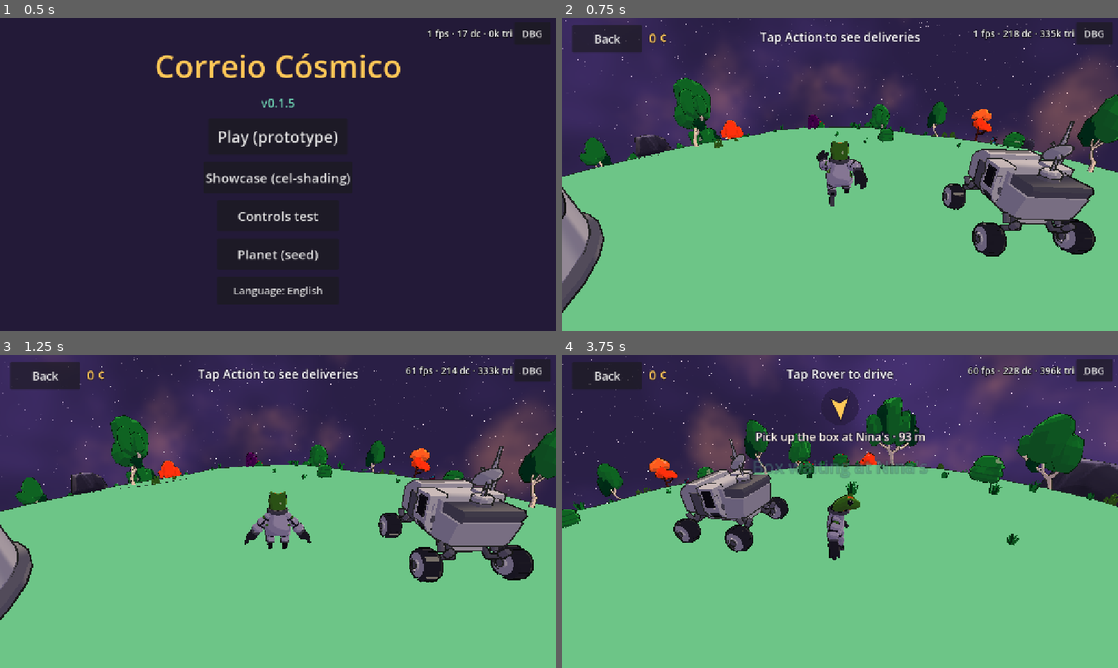
Above: before the commit, frames 1-4 (two rows, left to right).
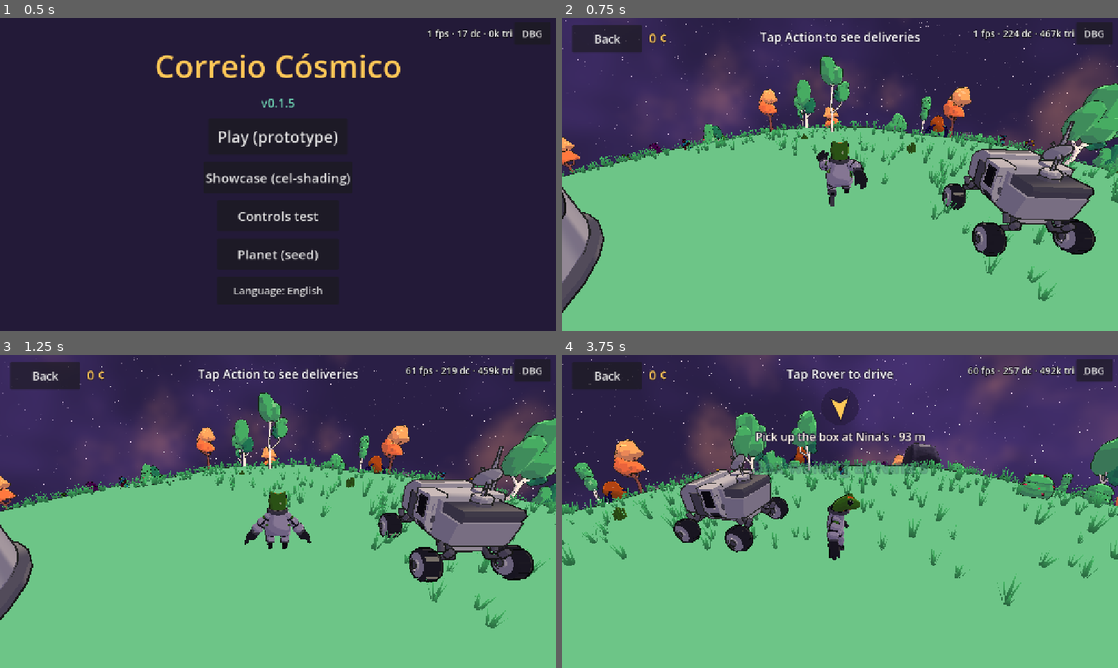
Above: after the commit, the same moments.

Repository: Curio2560/cozy-space-game
Game: Godot game, scene res://scenes/ui/boot.tscn
The game is run twice, just before and just after one commit, with the same random seed, the same clock (stepped at 60 frames per second) and the same inputs.
Inputs (mouse positions are in pixels of both pictures, inside the frame that each line leads up to):
- Up to frame 1 (0.5 s): no input
- Up to frame 2 (0.75 s): click "Play (prototype)" at 0.5 s
- Up to frame 3 (1.25 s): no input
- Up to frame 4 (3.75 s): tap Enter at 1.25 s; move the mouse to (962, 495) at 1.27 s; hold D (move_right) 1.28-2 s; hold E (action) 1.28-2 s; click (962, 495) at 1.42 s; tap Space (jump) at 1.52 s; drag from (728, 527) to (812, 574) at 2.02 s; move the mouse to (895, 442) at 2.77 s; hold D (move_right) 2.78-3.5 s; tap J (look_left) at 2.85 s; drag from (812, 574) to (673, 464) at 3.52 s

Frame 1 is identical in both runs. In frame 2, 9.4% of the frame differs, in the area x 0-100%, y 3-91%; in frame 3, 8.9%; in frame 4, 13%, in the area x 0-100%, y 3-81%.

Commit message:
Planetas mais cheios: relva densa procedimental e mais decoração
- GrassTuft: tufo leve de 6 folhas com cor por vértice (base escura, ponta
  clara); shader de relva com vento e a normal 'para cima' de cada tufo.
- Milhares de tufos por planeta (densidade por bioma), em MultiMesh por
  região, fora dos postos; mais árvores, arbustos e plantas.
- Corrigida dupla conversão sRGB das cores por vértice (o Godot já as entrega
  em linear): as paletas do pack de natureza aparecem com a cor certa.

Closes #26

Co-Authored-By: Claude Opus 5.5 <noreply@anthropic.com>

Diff:
--- a/shaders/cel.gdshader
+++ b/shaders/cel.gdshader
@@ -26,7 +26,7 @@
 void fragment() {
 	vec4 c = texture(albedo_tex, UV) * albedo_tint;
 	if (use_vertex_color) {
-		c.rgb *= srgb_to_linear(COLOR.rgb);
+		c.rgb *= COLOR.rgb; // o Godot já entrega COLOR em linear
 	}
 	ALBEDO = c.rgb;
 	ROUGHNESS = 1.0;
--- /dev/null
+++ b/shaders/grass.gdshader
@@ -0,0 +1,40 @@
+// Relva (tufos procedimentais): cor por vértice (base escura, ponta clara), cel-shading como o
+// terreno, as duas faces visíveis e ondulação com o vento (mais forte nas pontas).
+shader_type spatial;
+render_mode diffuse_lambert, specular_disabled, cull_disabled;
+
+uniform float band_lit = 0.35;
+uniform float band_mid = -0.05;
+uniform float tone_mid = 0.62;
+uniform float tone_dark = 0.4;
+uniform float wind_strength = 0.12;
+uniform float wind_speed = 1.6;
+
+varying vec3 up_view;
+
+
+void vertex() {
+	// "Cima" do tufo em espaço de vista (MODELVIEW inclui a transformação da instância).
+	up_view = normalize((MODELVIEW_MATRIX * vec4(0.0, 1.0, 0.0, 0.0)).xyz);
+	// COLOR.a = altura relativa na folha (0 na base, 1 na ponta).
+	vec3 world = (MODEL_MATRIX * vec4(VERTEX, 1.0)).xyz;
+	float sway = sin(TIME * wind_speed + world.x * 0.35 + world.z * 0.27) + 0.5 * sin(TIME * wind_speed * 2.3 + world.y * 0.5);
+	VERTEX.x += sway * wind_strength * COLOR.a;
+	VERTEX.z += sway * wind_strength * 0.6 * COLOR.a;
+}
+
+void fragment() {
+	// Normal sempre "para cima" do tufo (as duas faces iguais, tons como o chão).
+	NORMAL = normalize(up_view);
+	ALBEDO = COLOR.rgb; // o Godot já entrega COLOR em linear
+	ROUGHNESS = 1.0;
+}
+
+void light() {
+	// A normal da relva aponta para cima (como o chão): tons iguais aos do terreno.
+	float ndl = dot(NORMAL, LIGHT) * ATTENUATION;
+	float lit = step(band_lit, ndl);
+	float mid = step(band_mid, ndl);
+	float tone = mix(tone_dark, mix(tone_mid, 1.0, lit), mid);
+	DIFFUSE_LIGHT += ALBEDO * LIGHT_COLOR / PI * tone;
+}
--- a/shaders/outline.gdshader
+++ b/shaders/outline.gdshader
@@ -25,7 +25,7 @@
 void fragment() {
 	vec3 c = texture(albedo_tex, UV).rgb;
 	if (use_vertex_color) {
-		c *= srgb_to_linear(COLOR.rgb);
+		c *= COLOR.rgb; // o Godot já entrega COLOR em linear
 	}
 	ALBEDO = c * darkness;
 }
--- /dev/null
+++ b/src/planet/grass_tuft.gd
@@ -0,0 +1,39 @@
+class_name GrassTuft
+extends RefCounted
+## Tufo de relva procedimental leve: `blades` folhas em triângulo, inclinadas em leque.
+## Cor por vértice (base escura, ponta clara) e alfa = altura relativa (para o vento).
+## Normais para cima, para a relva ter os mesmos tons que o chão. Altura 1 (escala por instância).
+
+static var _cache: Dictionary = {}
+
+static func mesh(color: Color, blades := 6) -> ArrayMesh:
+	var key := color.to_html() + str(blades)
+	if _cache.has(key):
+		return _cache[key]
+	var rng := RandomNumberGenerator.new()
+	rng.seed = 12345
+	var verts := PackedVector3Array()
+	var cols := PackedColorArray()
+	var norms := PackedVector3Array()
+	var base := Color(color.r * 0.75, color.g * 0.75, color.b * 0.75, 0.0)
+	for i in blades:
+		var ang := TAU * float(i) / blades + rng.randf_range(-0.4, 0.4)
+		var dir := Vector3(cos(ang), 0, sin(ang))
+		var side := Vector3(-dir.z, 0, dir.x)
+		var off := dir * rng.randf_range(0.0, 0.12)
+		var h := rng.randf_range(0.7, 1.0)
+		var lean := dir * rng.randf_range(0.15, 0.4) * h
+		var w := rng.randf_range(0.06, 0.1)
+		var tip_col := Color(minf(color.r * 1.15, 1.0), minf(color.g * 1.15, 1.0), minf(color.b * 1.15, 1.0), 1.0)
+		verts.append_array([off - side * w, off + side * w, off + lean + Vector3(0, h, 0)])
+		cols.append_array([base, base, tip_col])
+		norms.append_array([Vector3.UP, Vector3.UP, Vector3.UP])
+	var arrays := []
+	arrays.resize(Mesh.ARRAY_MAX)
+	arrays[Mesh.ARRAY_VERTEX] = verts
+	arrays[Mesh.ARRAY_NORMAL] = norms
+	arrays[Mesh.ARRAY_COLOR] = cols
+	var m := ArrayMesh.new()
+	m.add_surface_from_arrays(Mesh.PRIMITIVE_TRIANGLES, arrays)
+	_cache[key] = m
+	return m
--- a/src/planet/planet.gd
+++ b/src/planet/planet.gd
@@ -39,6 +39,7 @@
 	add_child(body)
 	_build_terrain()
 	_build_props()
+	_build_turf()
 	_build_spots()
 	built.emit()
 
@@ -47,8 +48,54 @@
 	var n := 0
 	for r in _regions:
 		for mmi in r.get_children():
+			if mmi.name.begins_with("Turf"):
+				continue
 			n += (mmi as MultiMeshInstance3D).multimesh.instance_count
 	return n
+
+func turf_instance_count() -> int:
+	return _turf_count
+
+var _turf_count := 0
+const GRASS_SHADER := preload("res://shaders/grass.gdshader")
+static var _grass_mat: ShaderMaterial
+
+## Relva procedimental em MultiMesh por região (entra no culling por hemisfério).
+func _build_turf() -> void:
+	_turf_count = data.turf_dirs.size()
+	if _turf_count == 0:
+		return
+	if _grass_mat == null:
+		_grass_mat = ShaderMaterial.new()
+		_grass_mat.shader = GRASS_SHADER
+	var color: Color = PlanetGenerator.BIOMES[data.biome].palette.get("Grass", Color("5fb873"))
+	var mesh := GrassTuft.mesh(color)
+	var per_region: Array = []
+	per_region.resize(_regions.size())
+	for i in per_region.size():
+		per_region[i] = []
+	for i in _turf_count:
+		per_region[_region_of(data.turf_dirs[i])].append(i)
+	for r in _regions.size():
+		var idxs: Array = per_region[r]
+		if idxs.is_empty():
+			continue
+		var mm := MultiMesh.new()
+		mm.transform_format = MultiMesh.TRANSFORM_3D
+		mm.use_colors = false
+		mm.mesh = mesh
+		mm.instance_count = idxs.size()
+		for j in idxs.size():
+			var k: int = idxs[j]
+			var dir := data.turf_dirs[k]
+			var b := SphereMath.basis_from_up(dir, data.turf_yaws[k]).scaled_local(Vector3.ONE * data.turf_sizes[k])
+			mm.set_instance_transform(j, Transform3D(b, data.surface_point(dir) - dir * 0.03))
+		var mmi := MultiMeshInstance3D.new()
+		mmi.name = "Turf"
+		mmi.multimesh = mm
+		mmi.material_override = _grass_mat
+		mmi.cast_shadow = GeometryInstance3D.SHADOW_CASTING_SETTING_OFF
+		_regions[r].add_child(mmi)
 
 func visible_region_count() -> int:
 	return _regions.filter(func(r: Node3D) -> bool: return r.visible).size()
--- a/src/planet/planet_data.gd
+++ b/src/planet/planet_data.gd
@@ -11,6 +11,10 @@
 ## [{kind: String (caminho no kit), dir: Vector3, yaw: float, size: float (altura em m),
 ##   clear: float (raio livre em m), outline: bool, collider: float (raio do colisor / altura; 0 = sem)}]
 var placements: Array[Dictionary] = []
+## Relva procedimental (tufos leves): direção, tamanho e rotação de cada tufo.
+var turf_dirs := PackedVector3Array()
+var turf_sizes := PackedFloat32Array()
+var turf_yaws := PackedFloat32Array()
 ## Postos dos colonos (direções).
 var posts: Array[Vector3] = []
 var outpost_dir: Vector3
--- a/src/planet/planet_generator.gd
+++ b/src/planet/planet_generator.gd
@@ -19,6 +19,7 @@
 const BIOMES := {
 	"prado": {
 		"ground": Color("8fd3a0"),
+		"turf": {"density": 0.9, "size": [0.35, 0.75]},
 		"sky": {"bg": Color("2b2146"), "ambient": Color("b9a8e8"), "sun": Color("fff1dc"),
 			"nebula_a": Color("5b3f94"), "nebula_b": Color("ff9f7a"),
 			"planets": [
@@ -39,18 +40,19 @@
 		"props": [
 			{"kinds": ["nature/BirchTree_1", "nature/BirchTree_2", "nature/BirchTree_3", "nature/BirchTree_4", "nature/BirchTree_5",
 				"nature/BirchTree_Autumn_1", "nature/CommonTree_Autumn_3", "natureza/Tree_Blob_3"],
-				"count": 300, "size": [3.4, 5.2], "clear": 2.0, "outline": true, "collider": 0.06, "cluster": 0.55},
+				"count": 380, "size": [3.4, 5.2], "clear": 2.0, "outline": true, "collider": 0.06, "cluster": 0.55},
 			{"kinds": ["nature/Bush_1", "nature/Bush_2", "nature/BushBerries_1", "nature/BushBerries_2", "natureza/Bush_3"],
-				"count": 260, "size": [0.7, 1.2], "clear": 1.0, "outline": true, "cluster": 0.4},
+				"count": 400, "size": [0.7, 1.2], "clear": 1.0, "outline": true, "cluster": 0.4},
 			{"kinds": ["rocks/SM_Rocks_01", "rocks/SM_Rocks_02", "rocks/SM_Rocks_03", "rocks/SM_Rocks_04", "rocks/SM_Rocks_05",  …(224 unchanged characters)…
 			{"kinds": ["rocks/SM_Rocks_01", "rocks/SM_Rocks_02", "rocks/SM_Rocks_03", "rocks/SM_Rocks_04", "rocks/SM_Rocks_05",  …(191 unchanged characters)…
 			{"kinds": ["rocks/SM_Rocks_01", "rocks/SM_Rocks_02", "rocks/SM_Rocks_03", "rocks/SM_Rocks_04", "rocks/SM_Rocks_05",  …(230 unchanged characters)…
-			{"kinds": ["natureza/Plant_1", "natureza/Plant_2", "natureza/Plant_2", "natureza/Plant_1", "natureza/Plant_3"], "count": 120, "size": [0.5, 0.9], "clear": 0.6, "outline": true, "cluster": 0.3},
-			{"kinds": ["mdvl/mdvl_nature_grass_01", "mdvl/mdvl_nature_grass_01", "natureza/Grass_2"], "count": 1500, "size": [0.3, 0.65], "clear": 0.22, "outline": false, "cluster": 0.3},
+			{"kinds": ["natureza/Plant_1", "natureza/Plant_2", "natureza/Plant_2", "natureza/Plant_1", "natureza/Plant_3"], "count": 260, "size": [0.5, 0.9], "clear": 0.6, "outline": true, "cluster": 0.3},
+			{"kinds": ["mdvl/mdvl_nature_grass_01", "mdvl/mdvl_nature_grass_01", "natureza/Grass_2"], "count": 900, "size": [0.3, 0.65], "clear": 0.22, "outline": false, "cluster": 0.3},
 		],
 	},
 	"acido": {
 		"ground": Color("8a7bb8"),
+		"turf": {"density": 0.6, "size": [0.3, 0.65]},
 		"sky": {"bg": Color("142220"), "ambient": Color("c4cfc8"), "sun": Color("f4ffe8"),
 			"nebula_a": Color("2c6e40"), "nebula_b": Color("8a4ac6"),
 			"planets": [
@@ -70,9 +72,9 @@
 		"props": [
 			{"kinds": ["nature/CommonTree_Dead_1", "nature/CommonTree_Dead_2", "nature/CommonTree_Dead_3", "nature/CommonTree_Dead_4", "nature/CommonTree_Dead_5",
 				"nature/BirchTree_Dead_1", "nature/BirchTree_Dead_3", "natureza/Tree_Spikes_2"],
-				"count": 240, "size": [3.0, 4.8], "clear": 2.0, "outline": true, "collider": 0.06, "cluster": 0.5},
+				"count": 300, "size": [3.0, 4.8], "clear": 2.0, "outline": true, "collider": 0.06, "cluster": 0.5},
 			{"kinds": ["nature/Bush_1", "nature/Bush_2", "nature/BushBerries_1", "natureza/Tree_Spiral_1"],
-				"count": 220, "size": [0.7, 1.4], "clear": 1.0, "outline": true},
+				"count": 320, "size": [0.7, 1.4], "clear": 1.0, "outline": true},
 			{"kinds": ["rocks/SM_Rocks_01", "rocks/SM_Rocks_02", "rocks/SM_Rocks_03", "rocks/SM_Rocks_04", "rocks/SM_Rocks_05",  …(224 unchanged characters)…
 			{"kinds": ["rocks/SM_Rocks_01", "rocks/SM_Rocks_02", "rocks/SM_Rocks_03", "rocks/SM_Rocks_04", "rocks/SM_Rocks_05",  …(191 unchanged characters)…
 			{"kinds": ["rocks/SM_Rocks_01", "rocks/SM_Rocks_02", "rocks/SM_Rocks_03", "rocks/SM_Rocks_04", "rocks/SM_Rocks_05",  …(230 unchanged characters)…
@@ -81,6 +83,7 @@
 	},
 	"lava": {
 		"ground": Color("6e4a4e"),
+		"turf": {"density": 0.16, "size": [0.25, 0.45]},
 		"sky": {"bg": Color("2a0e14"), "ambient": Color("d2c2c8"), "sun": Color("ffe6cc"),
 			"nebula_a": Color("7a2034"), "nebula_b": Color("ff8a3a"),
 			"planets": [
@@ -99,7 +102,7 @@
 		},
 		"props": [
 			{"kinds": ["nature/Cactus_1", "nature/Cactus_2", "nature/Cactus_3", "nature/Cactus_4", "nature/Cactus_5", "nature/CactusFlower_1", "nature/CactusFlowers_2"],
-				"count": 220, "size": [1.2, 3.0], "clear": 1.2, "outline": true, "collider": 0.12, "cluster": 0.45},
+				"count": 300, "size": [1.2, 3.0], "clear": 1.2, "outline": true, "collider": 0.12, "cluster": 0.45},
 			{"kinds": ["nature/CommonTree_Dead_2", "nature/BirchTree_Dead_2", "natureza/Tree_Lava_1", "natureza/Tree_Lava_2", "natureza/Tree_Lava_3"],
 				"count": 90, "size": [3.0, 4.5], "clear": 2.0, "outline": true, "collider": 0.06},
 			{"kinds": ["rocks/SM_Rocks_01", "rocks/SM_Rocks_02", "rocks/SM_Rocks_03", "rocks/SM_Rocks_04", "rocks/SM_Rocks_05",  …(224 unchanged characters)…
@@ -128,7 +131,31 @@
 
 	_place_spots(d, rng, spin)
 	_place_props(d, b, rng, spin)
+	_place_turf(d, b, p_seed)
 	return d
+
+## Relva procedimental: muitos tufos baratos, uniformes, fora das zonas livres (postos etc.).
+## Sem verificação de sobreposição (é relva).
+static func _place_turf(d: PlanetData, b: Dictionary, p_seed: int) -> void:
+	var t: Dictionary = b.get("turf", {})
+	if t.is_empty():
+		return
+	var rng := RandomNumberGenerator.new()
+	rng.seed = hash(p_seed * 977 + 5)
+	var n := int(4.0 * PI * d.radius * d.radius * float(t.density))
+	var spots := d.flat_spots.map(func(s: Dictionary) -> Array: return [s.dir, cos(s.angle * 0.8)])
+	for i in n:
+		var dir := Vector3(rng.randfn(), rng.randfn(), rng.randfn()).normalized()
+		var blocked := false
+		for sp in spots:
+			if dir.dot(sp[0]) > sp[1]:
+				blocked = true
+				break
+		if blocked:
+			continue
+		d.turf_dirs.append(dir)
+		d.turf_sizes.append(rng.randf_range(t.size[0], t.size[1]))
+		d.turf_yaws.append(rng.randf() * TAU)
 
 ## Postos o mais afastados possível (farthest point sampling), depois o posto avançado
 ## longe dos postos e o covil do lado oposto ao posto avançado.
--- a/tests/unit/test_biomes.gd
+++ b/tests/unit/test_biomes.gd
@@ -105,6 +105,8 @@
 		if not r.name.begins_with("Region"):
 			continue
 		for mmi: MultiMeshInstance3D in r.get_children():
+			if mmi.name.begins_with("Turf"):
+				continue
 			var m := mmi.material_override as ShaderMaterial
 			if not m.get_shader_parameter("use_vertex_color"):
 				tints[(m.get_shader_parameter("albedo_tint") as Color).to_html()] = true
@@ -124,3 +126,28 @@
 				close += 1
 				break
 	assert_gt(float(close) / small.size(), 0.6, "as pedras pequenas deviam estar aglomeradas")
+
+func test_dense_turf_everywhere_except_spots() -> void:
+	var d := PlanetGenerator.generate(4, "prado")
+	var area := 4.0 * PI * d.radius * d.radius
+	assert_gt(d.turf_dirs.size(), int(area * 0.7), "relva pouco densa no prado")
+	for i in range(0, d.turf_dirs.size(), 37):
+		for s in d.flat_spots:
+			assert_gt(d.arc_m(d.turf_dirs[i], s.dir), s.angle * d.radius * 0.75, "relva em cima de um posto")
+	var again := PlanetGenerator.generate(4, "prado")
+	assert_eq(again.turf_dirs.size(), d.turf_dirs.size())
+	assert_true(again.turf_dirs[100].is_equal_approx(d.turf_dirs[100]))
+
+func test_turf_is_built_in_regions() -> void:
+	var p := Planet.new()
+	p.culling_enabled = false
+	add_child(p)
+	p.build(PlanetGenerator.generate(4, "prado"))
+	var n := 0
+	for r in p.get_children():
+		if r.name.begins_with("Region"):
+			for c in r.get_children():
+				if c.name.begins_with("Turf"):
+					n += (c as MultiMeshInstance3D).multimesh.instance_count
+	assert_eq(n, p.data.turf_dirs.size())
+	p.free()
Binary file added: docs/art/biomas-relva.png
Not shown, added: shaders/grass.gdshader.uid
Not shown, added: src/dev/grass_dbg.gd.uid
Not shown, added: src/planet/grass_tuft.gd.uid
